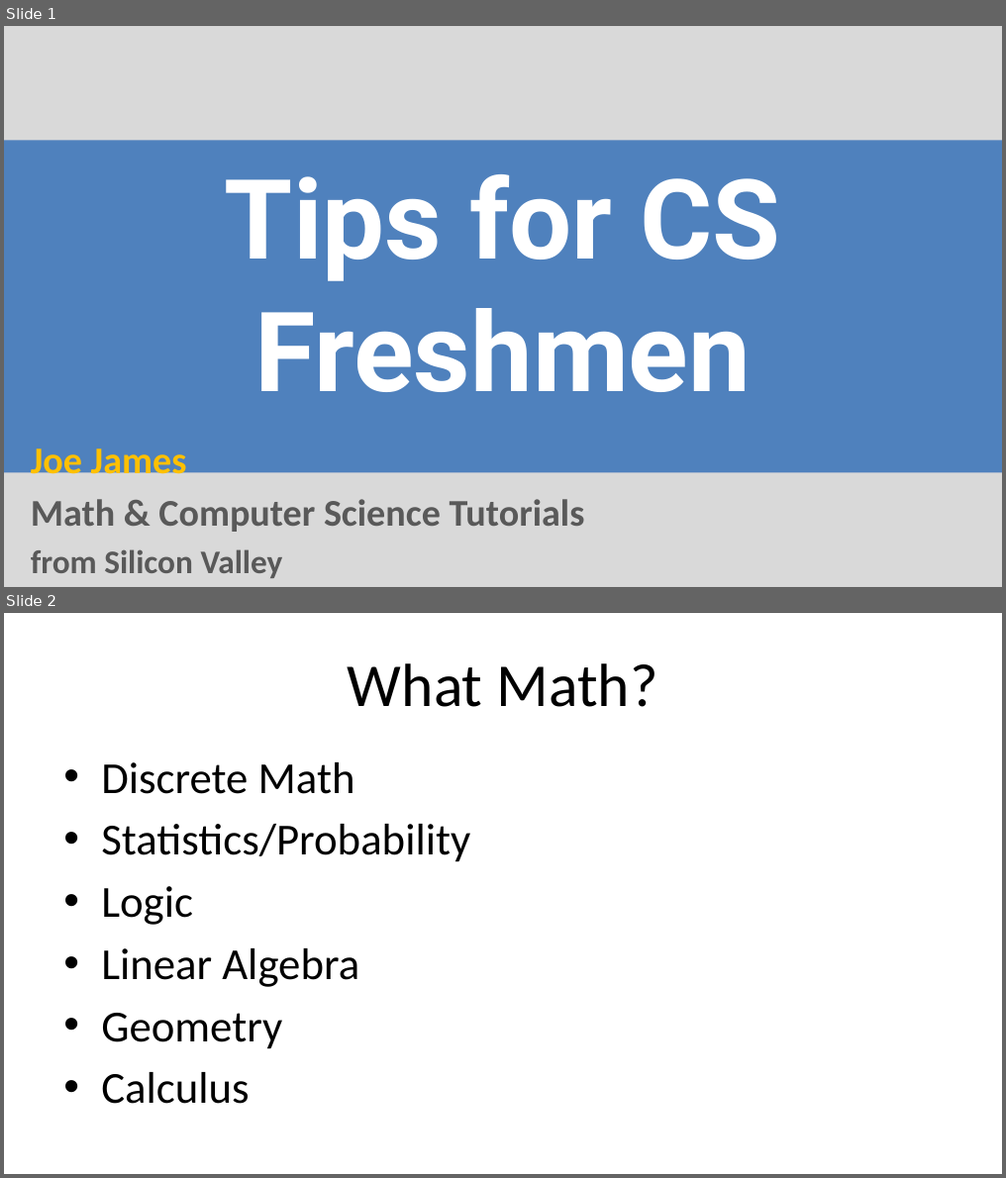
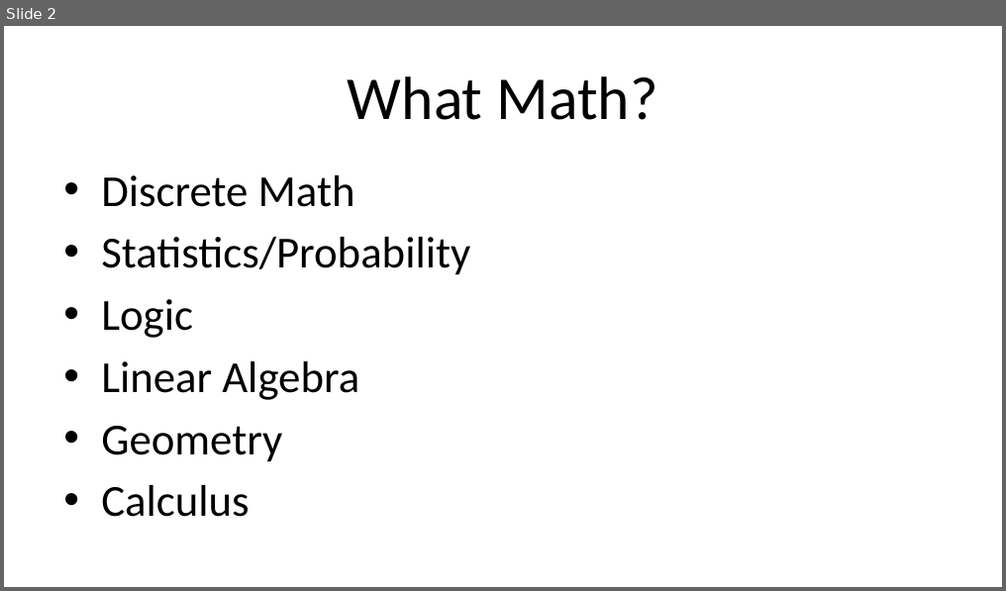
Before and after one commit to cogent-demon/UsefulUtensils, a slide deck: Tips for CS Freshmen.pptx. Shown one above the other, each under a label of ours: slides 1 and 2 before the commit, slide 2 after it. The pictures are 1006x1178 and 1006x591 pixels, drawn with LibreOffice and Linux fonts; fonts in the diff are those of the drawing. Boxes give left, top, right and bottom in pixels: in the first picture for what was removed or moved away, otherwise in the second. Text is boxed around its words. In the diff, an @@ line names an element or a change of style, - is before the commit and + after.

Commit message:
Added bunch of ppt files
Startup funding, Sin/Cos, Recursion, Net Neutrality, Java Primitives, Tips for CS Freshmen

```diff
--- a/Tips for CS Freshmen.pptx
+++ b/Tips for CS Freshmen.pptx
@@ slide 1 removed at [4,26,1002,587], background #D9D9D9 @@
@@ rectangle removed at [4,141,1002,473] @@
@@ title removed at [225,174,780,392] @@
-Tips for CS
-Freshmen
@@ subtitle removed at [31,442,585,578] @@
-Joe James
-Math & Computer Science Tutorials
-from Silicon Valley
```
Also in this commit, not shown: 2 slides changed, 1 slide added, 1 other slide removed, 1 other file.
